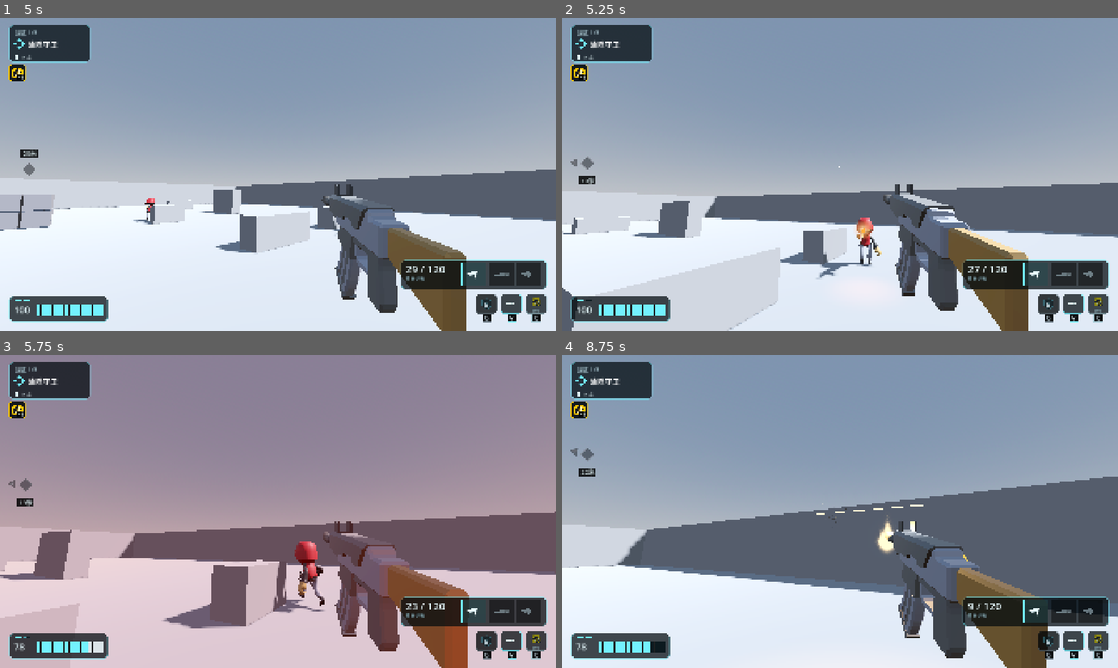
Above: before the commit, frames 1-4 (two rows, left to right).
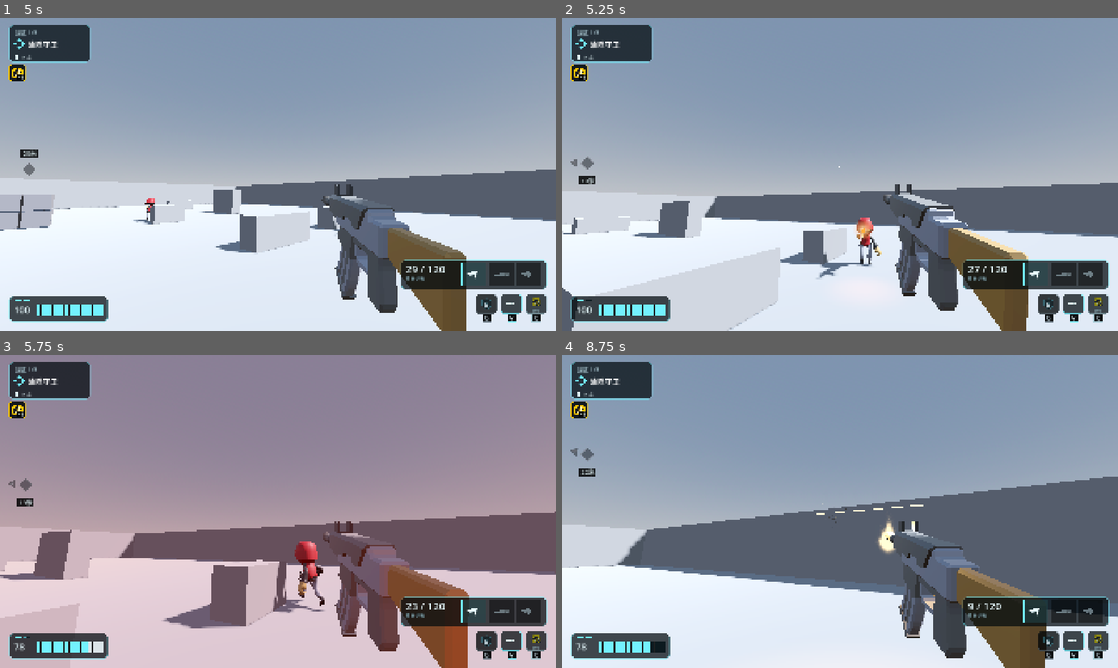
Above: after the commit, the same moments.

Repository: kyrie21z/Battlefield-Rouge
Game: Godot game, scene res://ui/game_start.tscn
The game is run twice, just before and just after one commit, with the same random seed, the same clock (stepped at 60 frames per second) and the same inputs. Sound files missing from this copy of the repository are replaced by a short silence.
Inputs (mouse positions are in pixels of both pictures, inside the frame that each line leads up to):
- Up to frame 1 (5 s): click "下一句 [Enter]" at 0.5 s; click "下一句 [Enter]" at 1.25 s; tap Enter at 2 s; move the mouse to (400, 158) at 2.02 s; press the mouse at (400, 158) at 2.03 s; hold D (move_right) 2.03-2.75 s; tap Space (jump) at 2.27, 4.52 s; release the mouse at (400, 158) at 2.75 s; click "确定，开始行动" at 2.75 s; click (144, 187) at 3.5 s; move the mouse to (250, 174) at 4.27 s; hold W (move_forward) from 4.28 s (still down); right-click (250, 174) at 4.35 s; click (250, 174) at 4.55 s
- Up to frame 2 (5.25 s): keep holding W (move_forward); move the mouse to (851, 168) at 5.02 s; press the mouse at (851, 168) at 5.03 s; tap Shift (dash) at 5.1 s
- Up to frame 3 (5.75 s): keep holding W (move_forward)
- Up to frame 4 (8.75 s): keep holding W (move_forward); move the mouse to (834, 517) at 5.77 s; release the mouse at (834, 517) at 5.78 s; click (834, 517) at 5.85 s; tap Space (jump) at 6.02, 6.77, 7.52 s; move the mouse to (878, 514) at 6.52 s; press the mouse at (878, 514) at 6.53 s; tap E (hammer) at 6.6 s; move the mouse to (795, 508) at 7.27 s; release the mouse at (795, 508) at 7.28 s; tap F (interact) at 7.35 s; click (795, 508) at 7.55 s; move the mouse to (845, 511) at 8.02 s; press the mouse at (845, 511) at 8.03 s; tap V (melee) at 8.1 s

Frame 1 is identical in both runs. In frame 2, 0.2% of the frame differs, in the area x 60-84%, y 53-100%; in frame 3, less than 0.1%; in frame 4, 0.4%, in the area x 56-88%, y 51-100%.

Commit message:
revert: remove shell casing ejection
Co-Authored-By: Claude Sonnet 5.5 <noreply@anthropic.com>

Diff:
--- a/tests/gun_feel_test.gd
+++ b/tests/gun_feel_test.gd
@@ -41,7 +41,7 @@
 	await _test_hitmarker(scene)
 	await _test_enemy_reaction(scene)
 	await _test_impacts(scene)
-	await _test_tracers_and_casings()
+	await _test_tracers()
 	await _test_hitstop(scene)
 	_finished = true
 
@@ -394,8 +394,8 @@
 	return get_children().filter(func(n: Node) -> bool: return n is Tracer)
 
 
-func _test_tracers_and_casings() -> void:
-	print("== tracers and casings")
+func _test_tracers() -> void:
+	print("== tracers")
 	var start := Tracer.spawn(self, Vector3(0, 2, 0), Vector3(0, 2, -40))
 	_check("a tracer flies along muzzle -> hit (%.0f m)" % start._distance, absf(start._distance - 40.0) < 0.01
 		and start._direction.is_equal_approx(Vector3(0, 0, -1)))
@@ -414,13 +414,11 @@
 	await _seconds(0.5)
 	_weapon._cooldown = 0.0
 	_weapon.ammo = 30
-	var casings_before := Casing.alive
 	_weapon.try_fire()
 	await get_tree().process_frame
 	_check("one rifle shot draws one tracer (%d)" % _tracers().size(), _tracers().size() == 1)
-	_check("and ejects one casing (%d)" % (Casing.alive - casings_before), Casing.alive - casings_before == 1)
 	await _seconds(1.5)
-	_check("the casing is gone after its short life", Casing.alive == 0 and _tracers().is_empty())
+	_check("the tracer is gone after its short life", _tracers().is_empty())
 	_weapon.select(1)
 	await _seconds(0.3)
 	_weapon._cooldown = 0.0
@@ -429,7 +427,6 @@
 	await get_tree().process_frame
 	_check("a shotgun blast draws at most %d of its 9 pellets (%d)" % [_weapon.data.max_tracers, _tracers().size()],
 		_tracers().size() == _weapon.data.max_tracers)
-	_check("and throws a (red) shell", Casing.alive == 1)
 	await _seconds(1.5)
 	_weapon.select(2)
 	Input.action_press("aim")
@@ -439,19 +436,15 @@
 	_weapon.ammo = 5
 	_weapon.try_fire()
 	await get_tree().process_frame
-	_check("scoped sniper: a tracer but no casing (the gun is off screen)", _tracers().size() == 1 and Casing.alive == 0)
+	_check("scoped sniper still draws a tracer", _tracers().size() == 1)
 	Input.action_release("aim")
 	await _seconds(0.8)
 	_weapon._cooldown = 0.0
 	_weapon.ammo = 5
 	_weapon.try_fire()
 	await get_tree().process_frame
-	_check("hip sniper ejects its casing", Casing.alive == 1)
+	_check("hip sniper draws a tracer", _tracers().size() == 1)
 	await _seconds(1.5)
-	# The cap: a flood of casings cannot grow without bound.
-	for i in 60:
-		Casing.spawn(self, Vector3(0, 5, 0), Vector3.ZERO, Vector3.ZERO, Casing.Kind.RIFLE)
-	_check("casings are capped at %d (%d)" % [Casing.MAX_ALIVE, Casing.alive], Casing.alive == Casing.MAX_ALIVE)
 	# Bullet effects never touch the global random sequence.
 	_weapon.select(0)
 	await _seconds(1.5)
@@ -459,17 +452,14 @@
 	_weapon._cooldown = 0.0
 	seed(2024)
 	_weapon._tracers_left = 0
-	var casing_off := _weapon.data.casings_per_shot
-	_weapon.data.casings_per_shot = 0
 	var feel_before := _weapon._feel_rng.state
 	_weapon.try_fire()
 	var plain := randi()
-	_weapon.data.casings_per_shot = casing_off
 	_weapon._cooldown = 0.0
 	seed(2024)
 	_weapon.try_fire()
 	var with_effects := randi()
-	_check("tracers + casings add no global random draws", plain == with_effects)
+	_check("tracers add no global random draws", plain == with_effects)
 	_check("they draw from the private generator instead", _weapon._feel_rng.state != feel_before)
 	await _seconds(1.5)
 
--- a/weapons/effects/casing.gd
+++ /dev/null
@@ -1,78 +0,0 @@
-class_name Casing
-extends MeshInstance3D
-## A spent shell thrown out of the gun. Not a rigid body: a hand-integrated
-## ballistic arc with a spin, a short life and a global cap, so a full-auto
-## burst costs a handful of tiny meshes and nothing else.
-
-enum Kind { RIFLE, SHOTGUN, SNIPER }
-
-const LIFE := 0.7
-const GRAVITY := 9.8
-## Never more than this many alive at once; extra casings are simply not drawn.
-const MAX_ALIVE := 24
-
-static var alive := 0
-static var _meshes := {}
-
-var _velocity := Vector3.ZERO
-var _spin := Vector3.ZERO
-var _age := 0.0
-
-
-static func spawn(parent: Node, at: Vector3, velocity: Vector3, spin: Vector3, kind: Kind) -> Casing:
-	if alive >= MAX_ALIVE:
-		return null
-	var casing := Casing.new()
-	casing.mesh = _mesh_for(kind)
-	casing.cast_shadow = GeometryInstance3D.SHADOW_CASTING_SETTING_OFF
-	casing._velocity = velocity
-	casing._spin = spin
-	alive += 1
-	parent.add_child(casing)
-	casing.global_position = at
-	return casing
-
-
-func _process(delta: float) -> void:
-	_age += delta
-	if _age >= LIFE:
-		queue_free()
-		return
-	_velocity.y -= GRAVITY * delta
-	global_position += _velocity * delta
-	rotation += _spin * delta
-	# Shrink away over the last tenth so it does not pop out of existence.
-	var fade := clampf((LIFE - _age) / (LIFE * 0.15), 0.0, 1.0)
-	scale = Vector3.ONE * fade
-
-
-func _exit_tree() -> void:
-	alive = maxi(alive - 1, 0)
-
-
-static func _mesh_for(kind: Kind) -> Mesh:
-	if not _meshes.has(kind):
-		var mesh := CylinderMesh.new()
-		var material := StandardMaterial3D.new()
-		material.shading_mode = BaseMaterial3D.SHADING_MODE_UNSHADED
-		match kind:
-			Kind.SHOTGUN:
-				mesh.top_radius = 0.011
-				mesh.bottom_radius = 0.011
-				mesh.height = 0.06
-				material.albedo_color = Color(0.75, 0.12, 0.1)
-			Kind.SNIPER:
-				mesh.top_radius = 0.008
-				mesh.bottom_radius = 0.01
-				mesh.height = 0.07
-				material.albedo_color = Color(0.9, 0.7, 0.28)
-			_:
-				mesh.top_radius = 0.0045
-				mesh.bottom_radius = 0.006
-				mesh.height = 0.045
-				material.albedo_color = Color(0.9, 0.7, 0.28)
-		mesh.radial_segments = 6
-		mesh.rings = 1
-		mesh.material = material
-		_meshes[kind] = mesh
-	return _meshes[kind]
--- a/weapons/weapon.gd
+++ b/weapons/weapon.gd
@@ -305,7 +305,6 @@
 		_flash.visible = true
 		_flash_left = 0.04
 	_kick_view()
-	_eject_casings()
 	recoil.emit(data.camera_kick, data.camera_kick * _next_pattern_value(), data.recoil_manual)
 	fired.emit()
 	Events.gunshot.emit(global_position)
@@ -402,25 +401,6 @@
 ## Where a tracer starts: the model's muzzle, or the eye when the model has none.
 func _muzzle_position(fallback: Vector3) -> Vector3:
 	return (_flash.get_parent() as Node3D).global_position if _flash != null else fallback
-
-
-## Throws `casings_per_shot` spent shells out to the right. Not while scoped or
-## drawn away, because then the gun is not on screen to throw them. Direction and
-## spin come from the private feel generator.
-func _eject_casings() -> void:
-	if data.casings_per_shot <= 0 or not _view.visible:
-		return
-	var kind := Casing.Kind.SHOTGUN if data.pellets > 1 \
-		else (Casing.Kind.SNIPER if not data.scope_zoom_levels.is_empty() else Casing.Kind.RIFLE)
-	var parent := get_tree().current_scene if get_tree().current_scene != null else get_tree().root
-	var port := _view.to_global(Vector3(0.03, 0.035, -0.1))
-	var basis := camera.global_basis
-	for i in data.casings_per_shot:
-		var velocity := basis.x * _feel_rng.randf_range(1.8, 3.2) + basis.y * _feel_rng.randf_range(1.0, 2.2) \
-			+ basis.z * _feel_rng.randf_range(-0.4, 0.6)
-		var spin := Vector3(_feel_rng.randf_range(-30.0, 30.0), _feel_rng.randf_range(-30.0, 30.0),
-			_feel_rng.randf_range(-30.0, 30.0))
-		Casing.spawn(parent, port, velocity, spin, kind)
 
 
 func _play_shot(stream: AudioStream) -> void:
--- a/weapons/weapon_data.gd
+++ b/weapons/weapon_data.gd
@@ -66,8 +66,6 @@
 ## Both kick and shake are scaled by this while aiming down iron sights. A scope
 ## drops the rotation shake altogether and keeps half of the FOV punch.
 @export_range(0.0, 1.0) var aim_feel_scale := 0.5
-## Casing thrown out of the ejection port per shot (0 = none).
-@export var casings_per_shot := 1
 ## Tracers drawn per shot, at most (a shotgun draws a few of its nine pellets).
 @export var max_tracers := 1
 
Not shown, removed: weapons/effects/casing.gd.uid
